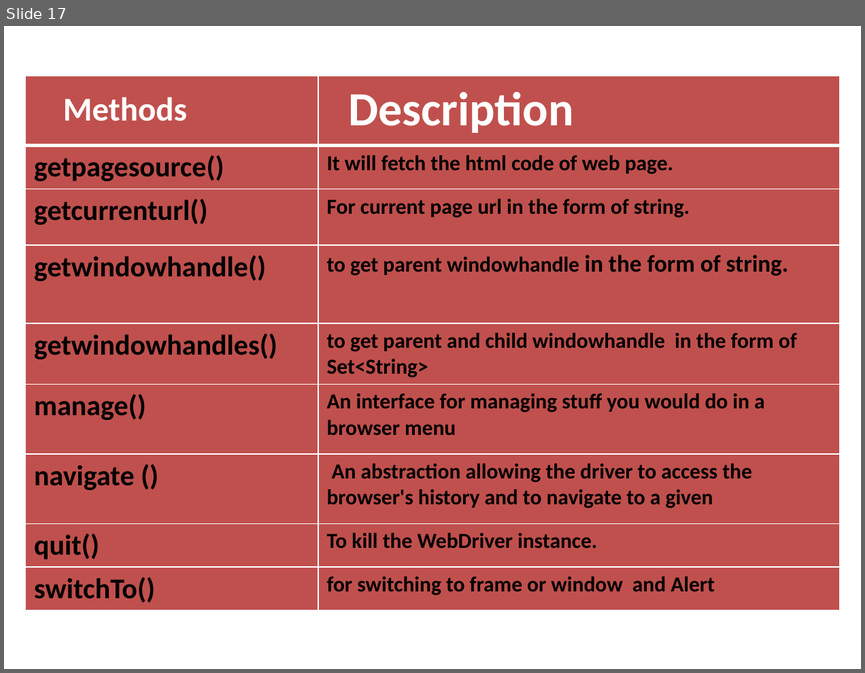
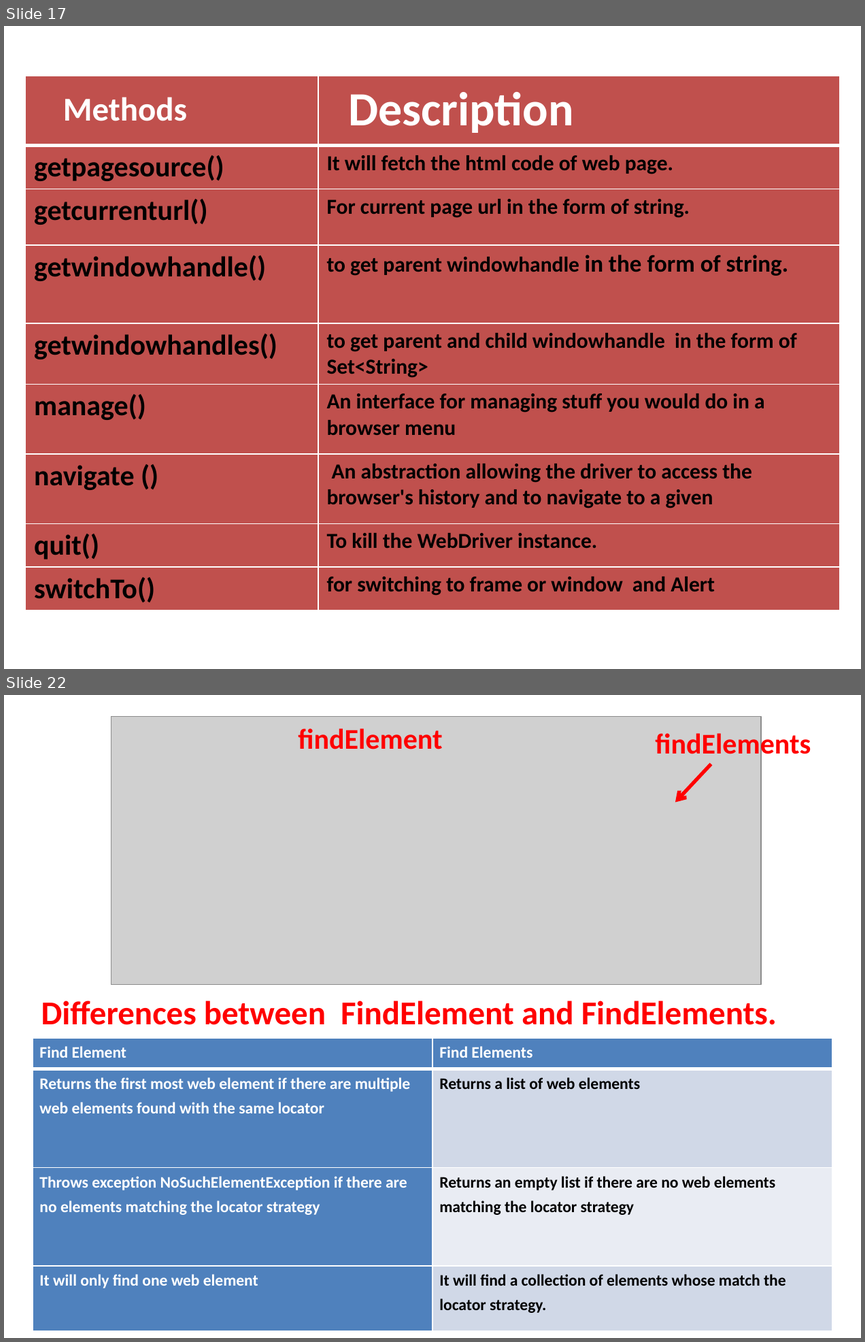
Before and after one commit to ankurverma99/Democmd, a slide deck: Selenium.pptx. Shown one above the other, each under a label of ours: slide 17 before the commit, slides 17 and 22 after it; the slides between them are not shown. The pictures are 865x673 and 865x1342 pixels, drawn with LibreOffice and Linux fonts; fonts in the diff are those of the drawing; grey boxes stand for pictures. Boxes give left, top, right and bottom in pixels: in the first picture for what was removed or moved away, otherwise in the second. Text is boxed around its words. In the diff, an @@ line names an element or a change of style, - is before the commit and + after.

```diff
--- a/Selenium.pptx
+++ b/Selenium.pptx
@@ slide 22 added at <box>4,695,861,1338</box>, background #FFFFFF @@
@@ picture added at <box>111,717,761,984</box> @@
@@ text added at <box>298,728,442,749</box>, 24 pt, text #FF0000, bold @@
+findElement
@@ text added at <box>655,730,810,760</box>, 24 pt, text #FF0000, bold @@
+findElements
@@ arrow added from (711, 764) to (675, 802), #FF0000 3 pt @@
@@ text added at <box>41,1000,776,1025</box>, 28 pt, text #FF0000, bold @@
+Differences between FindElement and FindElements.
@@ table added at <box>33,1038,832,1331</box>, 4 rows, 2 columns @@
+Find Element | Find Elements
+Returns the first most web element if there are multiple web elements found with the same locator | Returns a list of web elements
+Throws exception NoSuchElementException if there are no elements matching the locator strategy | Returns an empty list if there are no web elements matching the locator strategy
+It will only find one web element | It will find a collection of elements whose match the locator strategy.
```
Also in this commit, not shown: 3 slides changed, 7 other slides added.
